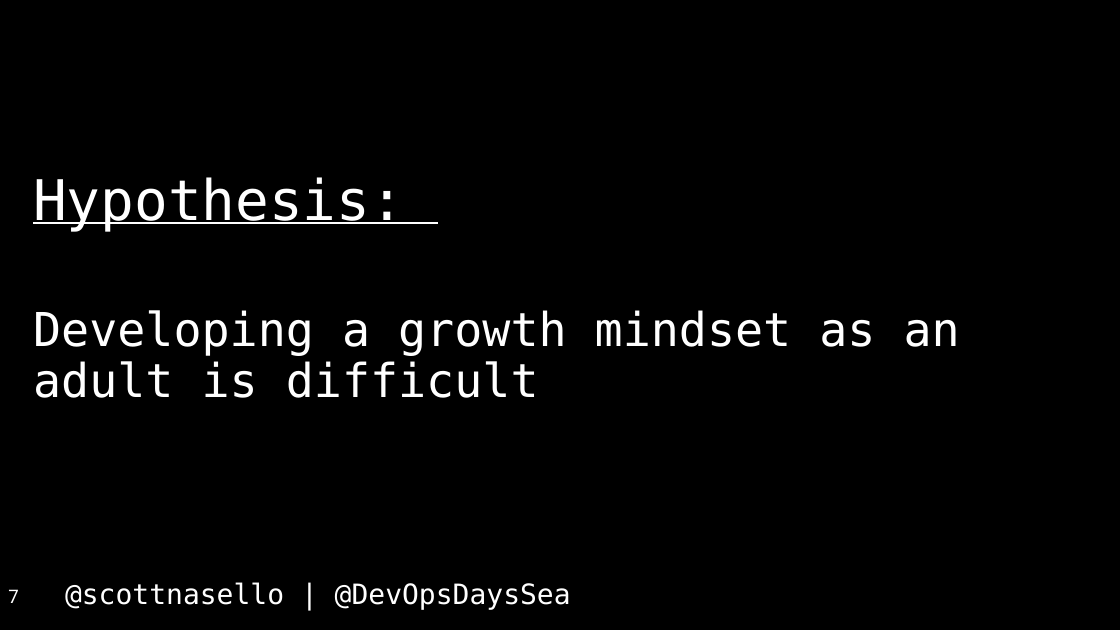
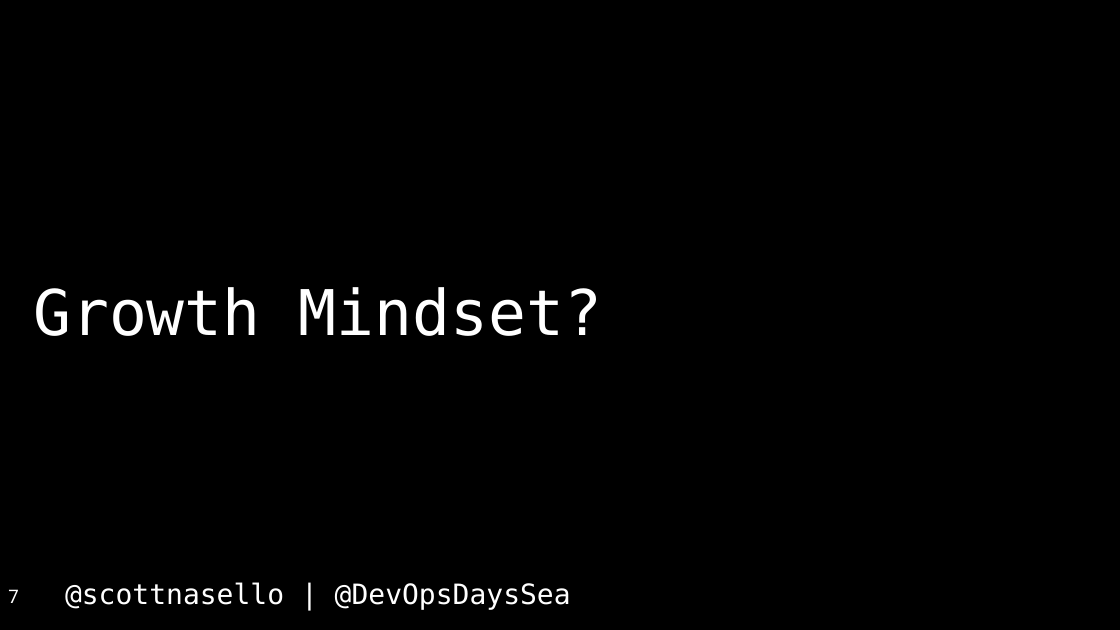
Before and after one commit to scottnasello/talks, a slide deck: slide 7 of 2017-04-26 Seattle DevOpsDays/DevOpsDays Seattle.pptx. Drawn at 1120x630 pixels with LibreOffice and Linux fonts; fonts in the diff are those of the drawing. Boxes give left, top, right and bottom in pixels: in the first picture for what was removed or moved away, otherwise in the second. Text is boxed around its words. In the diff, an @@ line names an element or a change of style, - is before the commit and + after.

```diff
--- a/2017-04-26 Seattle DevOpsDays/DevOpsDays Seattle.pptx
+++ b/2017-04-26 Seattle DevOpsDays/DevOpsDays Seattle.pptx
@@ text at [33, 287, 602, 336]: text changed; size 40 to 54 pt @@
-Hypothesis:
-Developing a growth mindset as an adult is difficult
+Growth Mindset?
```
Also in this commit, not shown: 18 other slides changed, 6 slides added, 1 other file.
